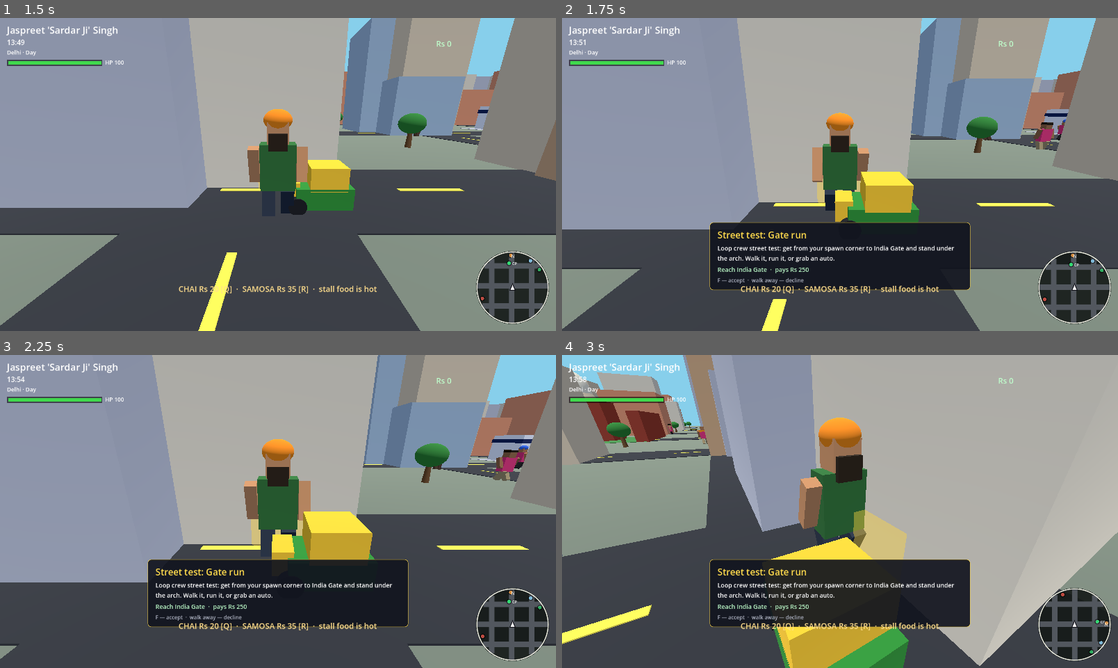
Above: before the commit, frames 1-4 (two rows, left to right).
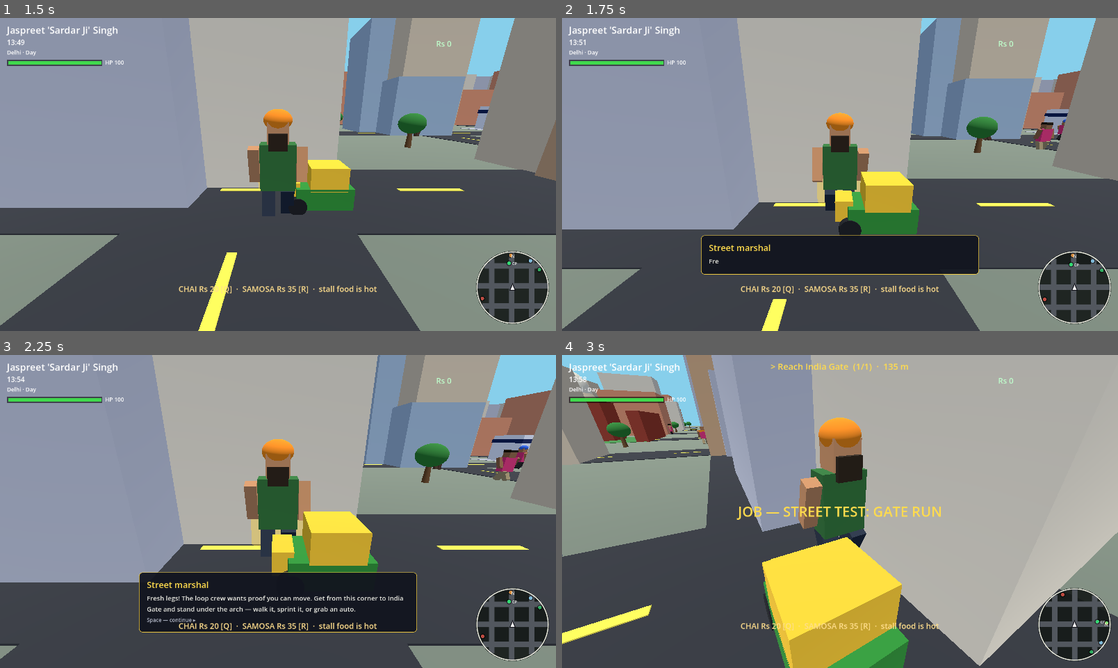
Above: after the commit, the same moments.

Repository: Ayushsahnios/delhi-freetown-loot
Game: Godot game, scene res://scenes/main.tscn
Same seed, same stepped clock (60 frames per second), same inputs: the game is played once before the commit and once after it.
Inputs:
- Up to frame 1 (1.5 s): click "Jaspreet 'Sardar Ji' Singh Au…" at 0.5 s; tap Enter (ui_accept) at 1.25 s; hold W (move_forward) from 1.28 s (still down); hold Shift (run) from 1.28 s (still down); tap F (mission, bound only before the commit) at 1.35 s
- Up to frame 2 (1.75 s): keep holding W (move_forward); keep holding Shift (run); tap Enter (ui_accept) at 1.52 s
- Up to frame 3 (2.25 s): keep holding W (move_forward); tap Enter (ui_accept) at 1.82 s; release Shift (run) at 2.03 s; tap Shift (run) at 2.1 s
- Up to frame 4 (3 s): tap Enter (ui_accept) at 2.27, 2.3, 2.57, 2.85 s; release W (move_forward) at 2.78 s; hold A (move_left) from 2.78 s (still down)

Frame 1 is identical in both runs. In frame 2, 5.3% of the frame differs, in the area x 25-75%, y 65-87%; in frame 3, 4.9%; in frame 4, 12%, in the area x 26-99%, y 2-87%.

Commit message:
Dialogue system: typewriter text boxes with choices
Reusable dialogue runner (scripts/dialogue.gd): data-driven line
arrays with speaker names and tints, typewriter reveal, Space to
advance or skip, optional choices picked with W/S. Mission givers now
pitch their jobs through dialogue instead of a static brief panel —
take it, or turn them down to their face and they sulk briefly.
Adds a JOB toast on mission start and drops the unused F accept key.

Diff:
--- /dev/null
+++ b/scripts/dialogue.gd
@@ -0,0 +1,201 @@
+extends CanvasLayer
+## Reusable dialogue runner: data-driven conversation scripts with
+## speaker names, typewriter text reveal, an advance key, and optional
+## choices on the final line. All UI procedural — zero assets.
+##
+## Usage:
+##   var dlg = DialogueScript.new(); add_child(dlg)
+##   dlg.finished.connect(_on_dlg_done)
+##   dlg.start([
+##       {"speaker": "Chai uncle", "text": "Arre beta, flask's full!"},
+##       {"speaker": "Chai uncle", "text": "Rs 500. Deal?",
+##               "choices": ["Take the job", "Not now"]},
+##   ])
+## finished(picked) fires when the box closes: picked >= 0 is the
+## confirmed choice index, -1 means it ended with no choice made.
+## One conversation at a time; a new start() while running is ignored.
+
+signal finished(picked: int)
+
+const CHARS_PER_SEC := 45.0
+const SPEAKER_DEFAULT := Color(1.0, 0.86, 0.3)
+const TEXT_GREY := Color(0.93, 0.93, 0.9)
+const HINT_GREY := Color(0.7, 0.72, 0.78)
+const CHOICE_ON := Color(1.0, 0.95, 0.7)
+const CHOICE_OFF := Color(0.62, 0.64, 0.7)
+
+var _script: Array = []
+var _idx := 0
+var _shown := 0.0
+var _revealed_all := false
+var _running := false
+var _picked := 0
+var _choice_labels: Array[Label] = []
+
+var _panel: PanelContainer
+var _speaker: Label
+var _body: Label
+var _hint: Label
+var _choice_box: VBoxContainer
+
+
+func _ready() -> void:
+	layer = 12
+	_build_ui()
+
+
+# ---------------------------------------------------------------- public
+
+func is_running() -> bool:
+	return _running
+
+
+func start(lines: Array) -> void:
+	## Begin a conversation. Each line Dictionary: speaker, text,
+	## optional color, optional choices (honoured on the last line).
+	if lines.is_empty() or _running:
+		return
+	_script = lines
+	_idx = 0
+	_running = true
+	_panel.visible = true
+	_show_line()
+
+
+func cancel() -> void:
+	## Stop immediately; listeners get finished(-1). No-op when idle.
+	if _running:
+		_close(-1)
+
+
+# ---------------------------------------------------------------- loop
+
+func _process(_delta: float) -> void:
+	if not _running:
+		return
+	if not _revealed_all:
+		if Input.is_action_just_pressed("ui_accept"):
+			_body.visible_characters = -1
+			_revealed_all = true
+			_line_complete()
+			return
+		_shown += _delta * CHARS_PER_SEC
+		if int(_shown) >= _body.text.length():
+			_body.visible_characters = -1
+			_revealed_all = true
+			_line_complete()
+		else:
+			_body.visible_characters = int(_shown)
+	elif not _choice_labels.is_empty():
+		if Input.is_action_just_pressed("ui_up") or Input.is_action_just_pressed("move_forward"):
+			_pick((_picked - 1 + _choice_labels.size()) % _choice_labels.size())
+		elif Input.is_action_just_pressed("ui_down") or Input.is_action_just_pressed("move_back"):
+			_pick((_picked + 1) % _choice_labels.size())
+		elif Input.is_action_just_pressed("ui_accept"):
+			_close(_picked)
+	else:
+		if Input.is_action_just_pressed("ui_accept") or Input.is_action_just_pressed("ui_cancel"):
+			if _idx + 1 >= _script.size():
+				_close(-1)
+			else:
+				_idx += 1
+				_show_line()
+
+
+# ---------------------------------------------------------------- flow
+
+func _show_line() -> void:
+	var line: Dictionary = _script[_idx]
+	_speaker.text = String(line.get("speaker", ""))
+	_speaker.add_theme_color_override("font_color", line.get("color", SPEAKER_DEFAULT))
+	_body.text = String(line.get("text", ""))
+	_body.visible_characters = 0
+	_shown = 0.0
+	_revealed_all = false
+	_hint.visible = false
+	for l in _choice_labels:
+		l.queue_free()
+	_choice_labels.clear()
+
+
+func _line_complete() -> void:
+	var line: Dictionary = _script[_idx]
+	var choices: Array = line.get("choices", [])
+	if _idx + 1 >= _script.size() and not choices.is_empty():
+		_open_choices(choices)
+		return
+	_hint.text = "Space — continue ▸" if _idx + 1 < _script.size() else "Space — close ▸"
+	_hint.visible = true
+
+
+func _open_choices(choices: Array) -> void:
+	for c in choices:
+		var l := Label.new()
+		l.add_theme_font_size_override("font_size", 16)
+		l.mouse_filter = Control.MOUSE_FILTER_IGNORE
+		_choice_box.add_child(l)
+		l.text = String(c)
+		_choice_labels.append(l)
+	_pick(0)
+
+
+func _pick(i: int) -> void:
+	_picked = i
+	for j in _choice_labels.size():
+		var on := j == i
+		_choice_labels[j].text = ("▸ " if on else "  ") + String(_script[_idx].get("choices", [])[j])
+		_choice_labels[j].add_theme_color_override("font_color", CHOICE_ON if on else CHOICE_OFF)
+
+
+func _close(picked: int) -> void:
+	_running = false
+	_panel.visible = false
+	finished.emit(picked)
+
+
+# ---------------------------------------------------------------- UI
+
+func _build_ui() -> void:
+	_panel = PanelContainer.new()
+	_panel.position = Vector2(320.0, 500.0)
+	_panel.custom_minimum_size = Vector2(640.0, 0.0)
+	_panel.visible = false
+	var sb := StyleBoxFlat.new()
+	sb.bg_color = Color(0.07, 0.08, 0.12, 0.94)
+	sb.border_color = Color(1.0, 0.84, 0.25)
+	sb.set_border_width_all(1)
+	sb.set_corner_radius_all(8)
+	sb.content_margin_left = 18.0
+	sb.content_margin_right = 18.0
+	sb.content_margin_top = 14.0
+	sb.content_margin_bottom = 14.0
+	_panel.add_theme_stylebox_override("panel", sb)
+	add_child(_panel)
+
+	var box := VBoxContainer.new()
+	box.add_theme_constant_override("separation", 6)
+	box.mouse_filter = Control.MOUSE_FILTER_IGNORE
+	_panel.add_child(box)
+
+	_speaker = Label.new()
+	_speaker.add_theme_font_size_override("font_size", 20)
+	box.add_child(_speaker)
+
+	_body = Label.new()
+	_body.add_theme_font_size_override("font_size", 15)
+	_body.add_theme_color_override("font_color", TEXT_GREY)
+	_body.autowrap_mode = TextServer.AUTOWRAP_WORD_SMART
+	_body.custom_minimum_size = Vector2(600.0, 0.0)
+	_body.mouse_filter = Control.MOUSE_FILTER_IGNORE
+	box.add_child(_body)
+
+	_hint = Label.new()
+	_hint.add_theme_font_size_override("font_size", 12)
+	_hint.add_theme_color_override("font_color", HINT_GREY)
+	_hint.mouse_filter = Control.MOUSE_FILTER_IGNORE
+	box.add_child(_hint)
+
+	_choice_box = VBoxContainer.new()
+	_choice_box.add_theme_constant_override("separation", 2)
+	_choice_box.mouse_filter = Control.MOUSE_FILTER_IGNORE
+	box.add_child(_choice_box)
--- a/scripts/game.gd
+++ b/scripts/game.gd
@@ -48,7 +48,6 @@
 	_add_keys("move_right", [KEY_D, KEY_RIGHT])
 	_add_keys("run", [KEY_SHIFT])
 	_add_keys("interact", [KEY_E])
-	_add_keys("mission", [KEY_F])
 	_add_keys("horn", [KEY_H])
 	_add_keys("buy_chai", [KEY_Q])
 	_add_keys("buy_samosa", [KEY_R])
--- a/scripts/missions.gd
+++ b/scripts/missions.gd
@@ -1,9 +1,12 @@
 extends Node
 ## Mission system: data-driven mission table, glowing street markers,
-## approach briefs, multi-stage reach / timed-delivery objectives, rival
-## racers, fail flow, cash rewards. All visuals procedural — zero assets.
+## typewriter dialogue offers with take-it-or-leave-it choices,
+## multi-stage reach / timed-delivery objectives, rival racers, fail
+## flow, cash rewards. All visuals procedural — zero assets.
 ## First two real jobs: the chai run (three stops before it cools) and
 ## the CP ring race (checkpoints against two AI rickshaws).
+
+const DialogueScript := preload("res://scripts/dialogue.gd")
 
 signal mission_completed(title: String, reward: int)
 signal mission_failed(title: String)
@@ -22,17 +25,13 @@
 var _states := {}
 var _cds := {}
 var _givers := {}
-var _offer_id := ""
+var _offer_def: Dictionary = {}
 var _active := {}
 var _t := 0.0
 var _toast_t := 0.0
 
 var _ui: CanvasLayer
-var _brief: PanelContainer
-var _brief_title: Label
-var _brief_body: Label
-var _brief_obj: Label
-var _brief_hint: Label
+var _dlg: CanvasLayer
 var _obj_hud: Label
 var _toast: Label
 var _cash_hud: Label
@@ -75,9 +74,13 @@
 
 func abort_active(reason: String) -> void:
 	## Called by the main scene when the player goes down: fail any
-	## running mission and pause new offers until respawn completes.
+	## running mission, drop any open offer dialogue, and pause new
+	## offers until respawn completes.
 	if not _active.is_empty():
 		_fail_mission(reason)
+	if not _offer_def.is_empty():
+		_offer_def = {}
+		_dlg.cancel()
 	enabled = false
 
 
@@ -126,7 +129,19 @@
 		{
 			"id": "gate_stroll",
 			"title": "Street test: Gate run",
-			"brief": "Loop crew street test: get from your spawn corner to India Gate and stand under the arch. Walk it, run it, or grab an auto.",
+			"lines": [
+				{
+					"speaker": "Street marshal",
+					"text": "Fresh legs! The loop crew wants proof you can move. Get from this corner to India Gate and stand under the arch — walk it, sprint it, or grab an auto.",
+					"color": Color(1.0, 0.86, 0.3),
+				},
+				{
+					"speaker": "Street marshal",
+					"text": "Straight up the mall road, you can't miss it. Rs 250 on your return.",
+					"color": Color(1.0, 0.86, 0.3),
+					"choices": ["Take the job", "Not now"],
+				},
+			],
 			"giver": Vector3(8.0, 0.0, 50.0),
 			"objective": {
 				"kind": "reach",
@@ -141,7 +156,19 @@
 		{
 			"id": "cp_crate",
 			"title": "Street test: CP crate run",
-			"brief": "A dhaba crate waits by the Connaught Place green. Run it up to the fort gate in Purani Dilli before the dal boils over.",
+			"lines": [
+				{
+					"speaker": "Dhaba owner",
+					"text": "Arre beta, my dal crate is sitting by the CP green and the fort-gate chowkidar in Purani Dilli won't wait forever.",
+					"color": Color(0.55, 0.9, 0.5),
+				},
+				{
+					"speaker": "Dhaba owner",
+					"text": "Seventy seconds before it boils over — Rs 400, cash, no arguments.",
+					"color": Color(0.55, 0.9, 0.5),
+					"choices": ["Take the job", "Not now"],
+				},
+			],
 			"giver": Vector3(14.0, 0.0, 14.0),
 			"objective": {
 				"kind": "deliver",
@@ -156,7 +183,19 @@
 		{
 			"id": "chai_run",
 			"title": "Chai run: three cups, one flask",
-			"brief": "Chotu called in sick and the flask is full. Run three cups across town — the guard at India Gate, the chowkidar at Purani Dilli, the joggers at Neighbourhood Park — before the chai cools. An auto strongly advised.",
+			"lines": [
+				{
+					"speaker": "Chai stall uncle",
+					"text": "Chotu called in sick and the flask is full to the brim. Three cups, three corners of town: the guard at India Gate, the chowkidar at Purani Dilli, the joggers at Neighbourhood Park.",
+					"color": Color(1.0, 0.6, 0.3),
+				},
+				{
+					"speaker": "Chai stall uncle",
+					"text": "The chai cools in about two minutes, so an auto is strongly advised. Rs 500 when the last cup lands.",
+					"color": Color(1.0, 0.6, 0.3),
+					"choices": ["Take the job", "Not now"],
+				},
+			],
 			"giver": Vector3(6.0, 0.0, -16.0),
 			"objectives": [
 				{
@@ -185,7 +224,19 @@
 		{
 			"id": "cp_race",
 			"title": "CP ring race: rickshaw rally",
-			"brief": "Two rival pullers talk big around the Connaught Place ring. Grab an auto, tag the start line on the west road, and lap the ring through all four crossings before they do. Mind the traffic.",
+			"lines": [
+				{
+					"speaker": "Rival puller",
+					"text": "Oye hero! We lap the CP ring before your meter even beeps. You think you can keep up through all four crossings?",
+					"color": Color(0.95, 0.4, 0.35),
+				},
+				{
+					"speaker": "Rival puller",
+					"text": "Grab an auto, tag the start line on the west road, and beat us around. Rs 600 says you can't.",
+					"color": Color(0.95, 0.4, 0.35),
+					"choices": ["Take the job", "Not now"],
+				},
+			],
 			"giver": Vector3(-30.0, 0.0, 6.0),
 			"objectives": [
 				{
@@ -255,20 +306,16 @@
 					_states[id] = "available"
 					_show_giver(id, true)
 			"available":
-				if enabled and _active.is_empty() and _offer_id == "" and _player != null \
+				if enabled and _active.is_empty() and _offer_def.is_empty() and _player != null \
 						and _flat_dist(_player.global_position, def["giver"]) < TRIGGER_R:
-					_offer_id = id
 					_states[id] = "offered"
-					_show_brief(def)
+					_offer_def = def
+					_dlg.start(def["lines"])
 			"offered":
 				if _player == null or _flat_dist(_player.global_position, def["giver"]) > OFFER_EXIT_R:
 					_states[id] = "available"
-					_offer_id = ""
-					_brief.visible = false
-				elif Input.is_action_just_pressed("mission"):
-					_brief.visible = false
-					_offer_id = ""
-					_start_mission(def)
+					_offer_def = {}
+					_dlg.cancel()
 	if not _active.is_empty():
 		_tick_active(delta)
 	if _obj_ring != null and _obj_ring.visible:
@@ -305,6 +352,24 @@
 
 # ---------------------------------------------------------------- flow
 
+func _on_dialogue_finished(picked: int) -> void:
+	## Offer dialogue closed: 0 = take the job, 1 = turned down to the
+	## giver's face (short sulk cooldown), anything else = available.
+	if _offer_def.is_empty():
+		return
+	var def: Dictionary = _offer_def
+	_offer_def = {}
+	var id := String(def["id"])
+	if picked == 0 and enabled:
+		_start_mission(def)
+	elif picked == 1:
+		_states[id] = "cooldown"
+		_cds[id] = MARKER_CD
+		_show_giver(id, false)
+	else:
+		_states[id] = "available"
+
+
 func _start_mission(def: Dictionary) -> void:
 	var id := String(def["id"])
 	_states[id] = "active"
@@ -314,6 +379,10 @@
 		_spawn_racers(def)
 	_spawn_objective(def["objs"][0])
 	_obj_hud.visible = true
+	_toast.add_theme_color_override("font_color", Color(1.0, 0.86, 0.3))
+	_toast.text = "JOB — %s" % String(def["title"]).to_upper()
+	_toast.visible = true
+	_toast_t = 1.6
 
 
 func _advance_stage(objs: Array, stage: int) -> void:
@@ -575,57 +644,6 @@
 	_toast.visible = false
 	_ui.add_child(_toast)
 
-	_brief = PanelContainer.new()
-	_brief.position = Vector2(340, 470)
-	_brief.custom_minimum_size = Vector2(600, 0)
-	var sb := StyleBoxFlat.new()
-	sb.bg_color = Color(0.07, 0.08, 0.12, 0.92)
-	sb.border_color = Color(1.0, 0.84, 0.25)
-	sb.set_border_width_all(1)
-	sb.set_corner_radius_all(8)
-	sb.content_margin_left = 18.0
-	sb.content_margin_right = 18.0
-	sb.content_margin_top = 14.0
-	sb.content_margin_bottom = 14.0
-	_brief.add_theme_stylebox_override("panel", sb)
-	_brief.visible = false
-	_ui.add_child(_brief)
-	var box := VBoxContainer.new()
-	box.add_theme_constant_override("separation", 6)
-	_brief.add_child(box)
-	_brief_title = Label.new()
-	_brief_title.add_theme_font_size_override("font_size", 21)
-	_brief_title.add_theme_color_override("font_color", Color(1.0, 0.86, 0.3))
-	box.add_child(_brief_title)
-	_brief_body = Label.new()
-	_brief_body.add_theme_font_size_override("font_size", 14)
-	_brief_body.autowrap_mode = TextServer.AUTOWRAP_WORD_SMART
-	_brief_body.custom_minimum_size = Vector2(560, 0)
-	box.add_child(_brief_body)
-	_brief_obj = Label.new()
-	_brief_obj.add_theme_font_size_override("font_size", 14)
-	_brief_obj.add_theme_color_override("font_color", Color(0.75, 1.0, 0.8))
-	box.add_child(_brief_obj)
-	_brief_hint = Label.new()
-	_brief_hint.add_theme_font_size_override("font_size", 12)
-	_brief_hint.add_theme_color_override("font_color", Color(0.7, 0.72, 0.78))
-	_brief_hint.text = "F — accept  ·  walk away — decline"
-	box.add_child(_brief_hint)
-
-
-func _show_brief(def: Dictionary) -> void:
-	_brief_title.text = String(def["title"])
-	_brief_body.text = String(def["brief"])
-	var objs: Array = def["objs"]
-	var line := ""
-	if def.has("race"):
-		line = "%d checkpoints + finish  ·  %d rivals" % [objs.size() - 1, def["race"]["rivals"].size()]
-	elif objs.size() > 1:
-		line = "%d stops across town" % objs.size()
-	else:
-		line = String(objs[0]["label"])
-	if float(def["time"]) > 0.0:
-		line += "  ·  %d s" % int(def["time"])
-	line += "  ·  pays Rs %d" % int(def["reward"])
-	_brief_obj.text = line
-	_brief.visible = true
+	_dlg = DialogueScript.new()
+	add_child(_dlg)
+	_dlg.finished.connect(_on_dialogue_finished)
Not shown, added: scripts/dialogue.gd.uid
Not shown, changed: README.md
